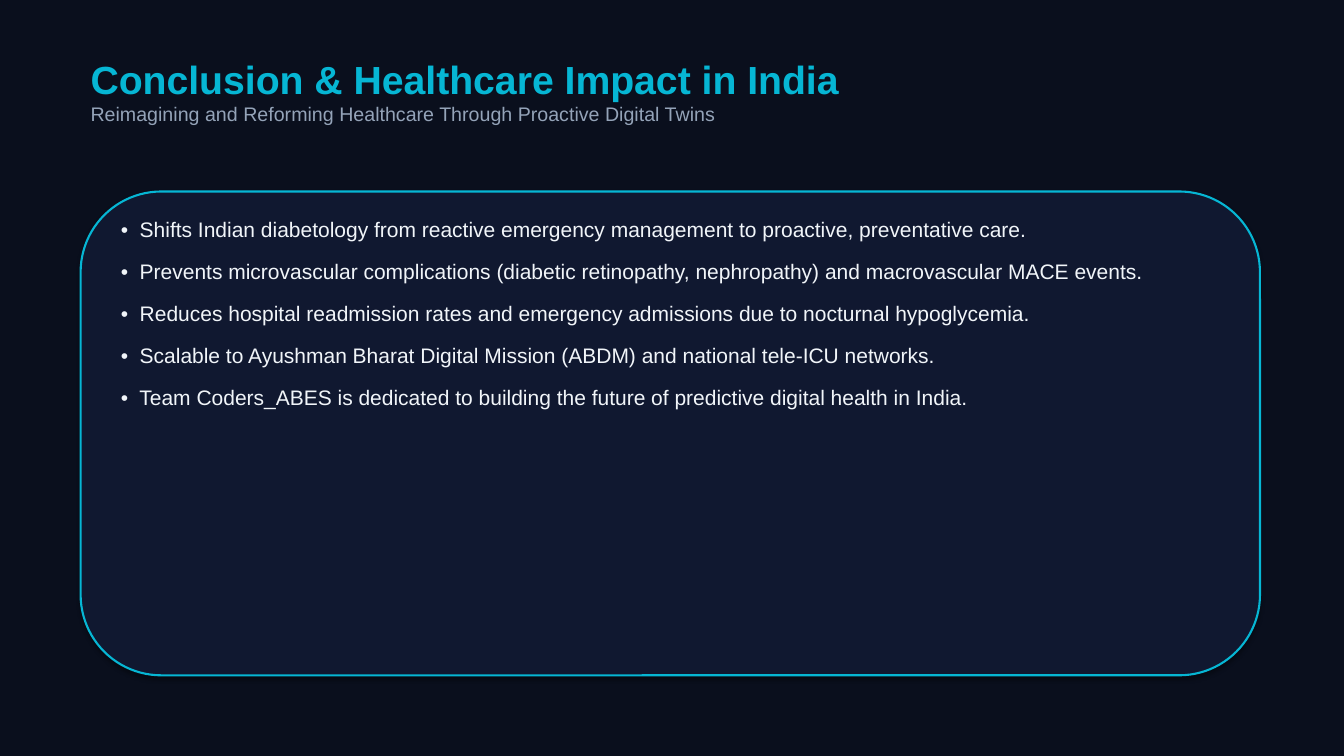
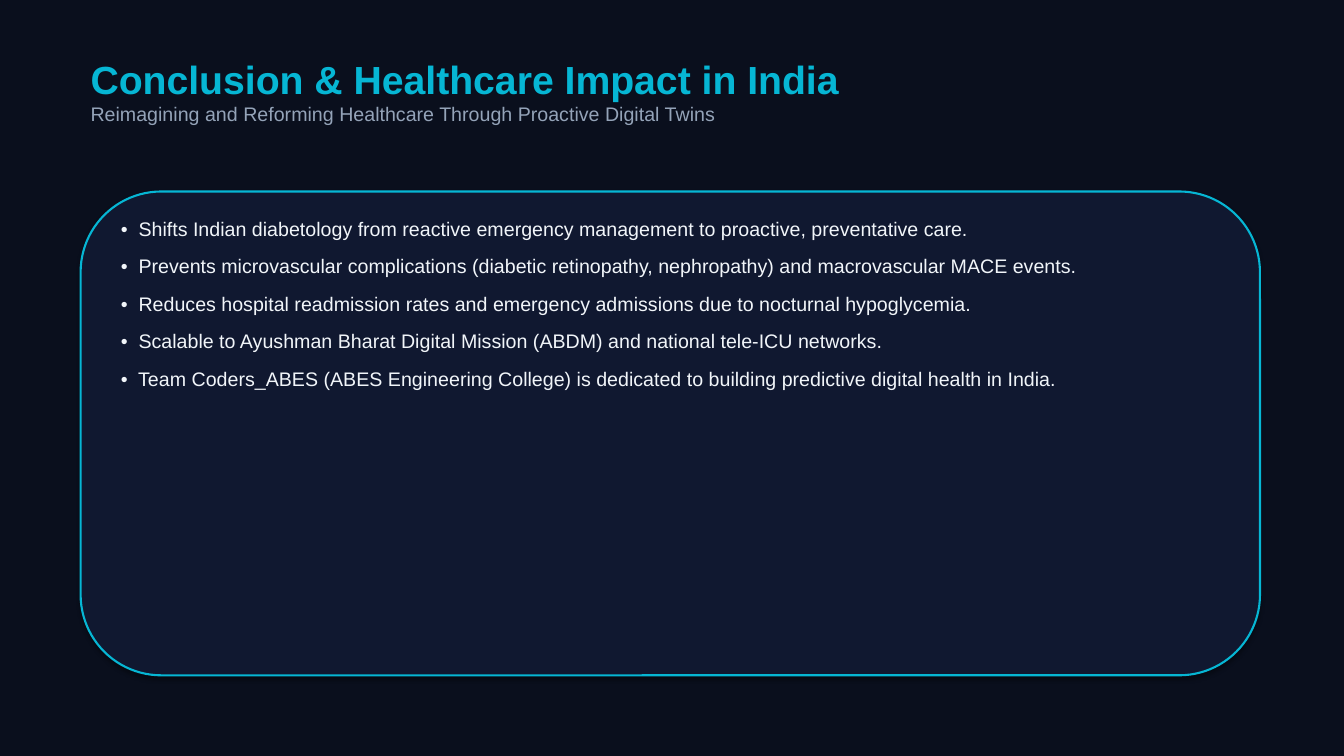
Before and after one commit to Rohit7824567/Twin_challenge, a slide deck: slide 10 of docs/PRANA_TWIN_Summit_Presentation.pptx. Drawn at 1344x756 pixels with LibreOffice and Linux fonts; fonts in the diff are those of the drawing. Boxes give left, top, right and bottom in pixels: in the first picture for what was removed or moved away, otherwise in the second. Text is boxed around its words. In the diff, an @@ line names an element or a change of style, - is before the commit and + after.

```diff
--- a/docs/PRANA_TWIN_Summit_Presentation.pptx
+++ b/docs/PRANA_TWIN_Summit_Presentation.pptx
@@ background #FFFFFF to #0A0F1D @@
@@ rectangle removed at <box>0,0,1344,756</box> @@
@@ text at <box>139,221,1076,352</box>: size 15 to 14 pt in "• Shifts Indian diabetology from reactive emergency ...", "• Prevents microvascular complications (diabetic retinopathy ...", "• Reduces hospital readmission rates and emergency ...", "• Scalable to Ayushman Bharat Digital Mission ..."; less space between paragraphs @@
@@ text at <box>138,371,1056,390</box>: text changed; size 15 to 14 pt @@
-• Team Coders_ABES is dedicated to building the future of predictive digital health in India.
+• Team Coders_ABES (ABES Engineering College) is dedicated to building predictive digital health in India.
```
Also in this commit, not shown: 9 other slides changed, 4 other files.
